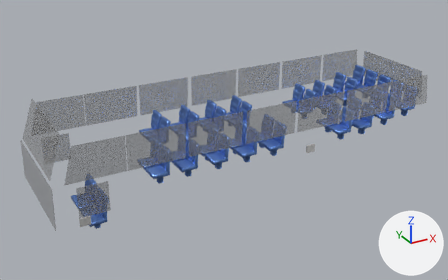
One commit to the FBX model Assets/Models/FireTruck/glass_sit.fbx: the scene before it, then after it.
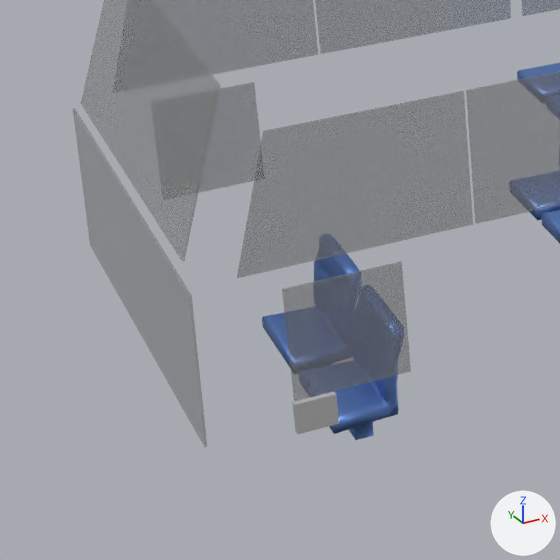
The first picture shows the older version from a camera (50 mm lens) standing at (-34.1, -56.5, 29.0) and looking at (-2.9, 0.3, 0.6). The close-ups show both versions on the part from 0% to 34% of the width and 40% to 93% of the height of that picture; other places that the commit changed are outside them. Every picture has the same lights, and +X, +Y and +Z are marked at lower right. Where no turn or scale is listed for an object, it has been applied to the vertices.

The first close-up shows 'excape001', 'glass_01', 'glass_02', 'glass_03', 'glass_04', 'glass_06', 'glass_07', 'glass_13', 'glass_14', 'new_sit019'.
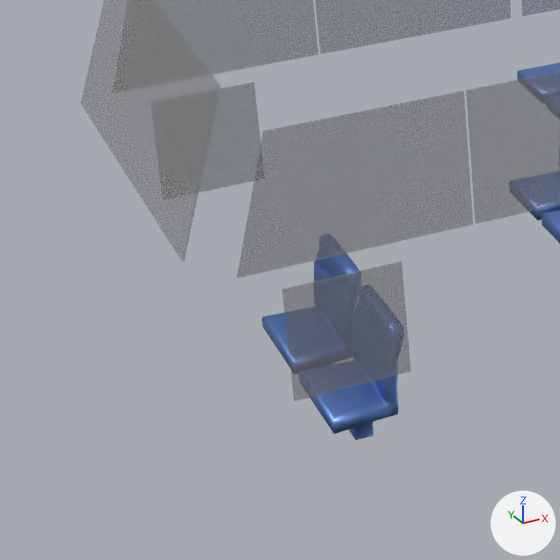
Pixel boxes (x1, y1, x2, y2) of what changed, in the close-ups (560 x 560 px):
'glass_02', deleted: before (73, 108, 207, 447)
'excape001', deleted: before (292, 392, 339, 434)

What the commit changed:
Object 'excape001' (ob_excape001) is deleted.
Object 'glass_02' (ob_glass_02) is deleted.
